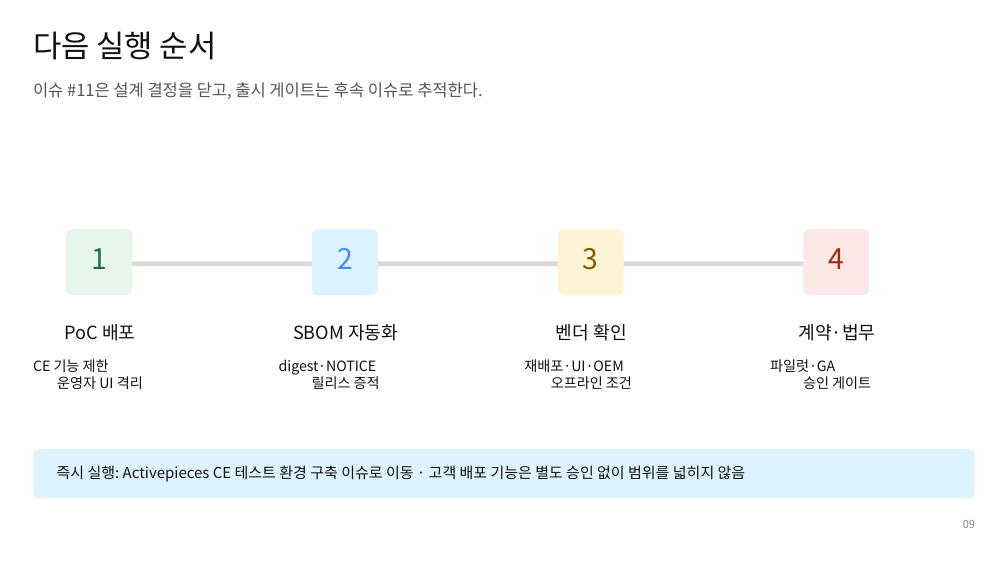
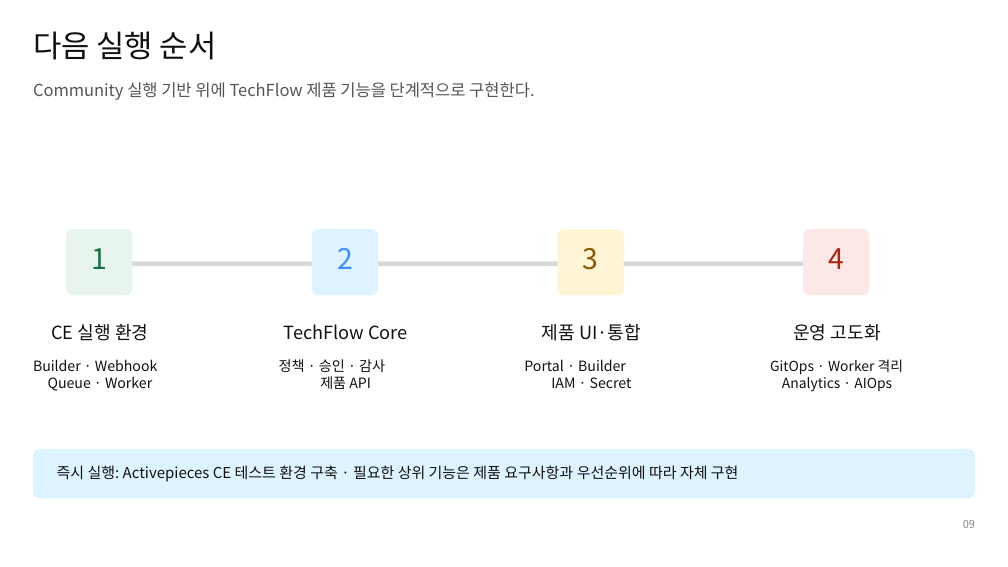
Before and after one commit to ablecloud-team/ablestack-techflow, a slide deck: slide 9 of output/presentation/activepieces-license-review.pptx. Drawn at 1008x567 pixels with LibreOffice and Linux fonts; fonts in the diff are those of the drawing. Boxes give left, top, right and bottom in pixels: in the first picture for what was removed or moved away, otherwise in the second. Text is boxed around its words. In the diff, an @@ line names an element or a change of style, - is before the commit and + after.

Commit message:
docs: TechFlow 자체 구현 원칙 명확화

```diff
--- a/output/presentation/activepieces-license-review.pptx
+++ b/output/presentation/activepieces-license-review.pptx
@@ text at (33, 82, 534, 100): text changed @@
-이슈 #11은 설계 결정을 닫고, 출시 게이트는 후속 이슈로 추적한다.
+Community 실행 기반 위에 TechFlow 제품 기능을 단계적으로 구현한다.
@@ text at (51, 324, 148, 341): text changed @@
-PoC 배포
+CE 실행 환경
@@ text at (284, 324, 407, 340): text changed @@
-SBOM 자동화
+TechFlow Core
@@ text at (542, 324, 641, 341): text changed @@
-벤더 확인
+제품 UI·통합
@@ text at (793, 324, 881, 341): text changed @@
-계약·법무
+운영 고도화
@@ text at (33, 359, 157, 391): text changed @@
-CE 기능 제한
-운영자 UI 격리
+Builder · Webhook
+Queue · Worker
@@ text at (279, 359, 385, 389): text changed @@
-digest·NOTICE
-릴리스 증적
+정책 · 승인 · 감사
+제품 API
@@ text at (524, 359, 632, 388): text changed @@
-재배포·UI·OEM
-오프라인 조건
+Portal · Builder
+IAM · Secret
@@ text at (770, 359, 904, 392): text changed; size 13.5 to 13.3 pt @@
-파일럿·GA
-승인 게이트
+GitOps · Worker 격리
+Analytics · AIOps
@@ text at (57, 465, 739, 482): text changed @@
-즉시 실행: Activepieces CE 테스트 환경 구축 이슈로 이동 · 고객 배포 기능은 별도 승인 없이 범위를 넓히지 않음
+즉시 실행: Activepieces CE 테스트 환경 구축 · 필요한 상위 기능은 제품 요구사항과 우선순위에 따라 자체 구현
```
Also in this commit, not shown: 7 other slides changed, 1 slide added, 1 slide removed, 9 other files.
